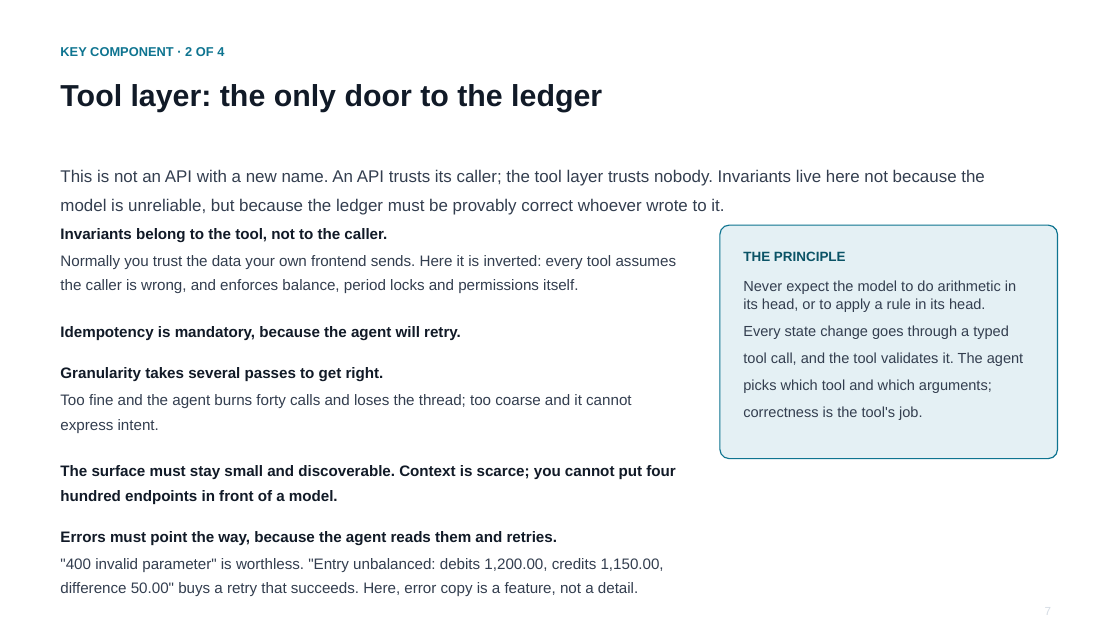
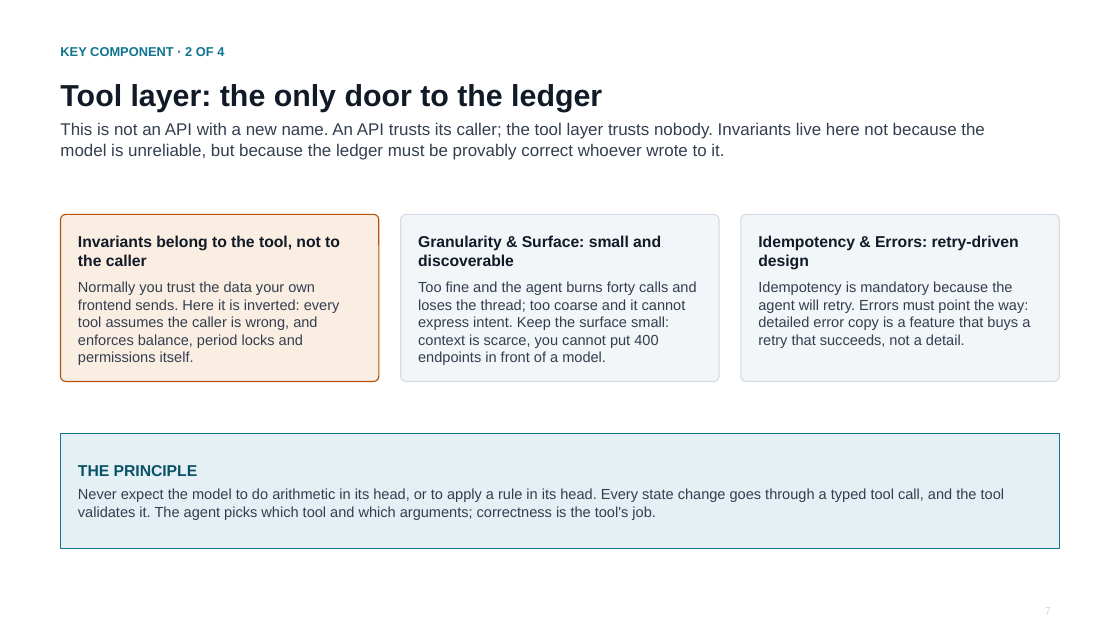
Before and after one commit to cllu/aimi-accounting-software-proposal, a slide deck: slide 9 of agent-native-accounting-deck.pptx (slide 8 before the commit). Drawn at 1120x630 pixels with LibreOffice and Linux fonts; fonts in the diff are those of the drawing. Boxes give left, top, right and bottom in pixels: in the first picture for what was removed or moved away, otherwise in the second. Text is boxed around its words. In the diff, an @@ line names an element or a change of style, - is before the commit and + after.

```diff
--- a/agent-native-accounting-deck.pptx
+++ b/agent-native-accounting-deck.pptx
@@ text "This is not an API ..." moved from (x1=60, y1=169, x2=985, y2=215) to (x1=60, y1=122, x2=985, y2=160) @@
@@ text "This is not an API ..." at (x1=60, y1=122, x2=985, y2=160): line spacing 1.4 to 1; less space between paragraphs @@
@@ text removed at (x1=60, y1=228, x2=677, y2=596) @@
-Invariants belong to the tool, not to the caller.
-Normally you trust the data your own frontend sends. Here it is inverted: every tool assumes the caller is wrong, and enforces balance, period locks and permissions itself.
-Idempotency is mandatory, because the agent will retry.
-Granularity takes several passes to get right.
-Too fine and the agent burns forty calls and loses the thread; too coarse and it cannot express intent.
-The surface must stay small and discoverable. Context is scarce; you cannot put four hundred endpoints in front of a model.
-Errors must point the way, because the agent reads them and retries.
-"400 invalid parameter" is worthless. "Entry unbalanced: debits 1,200.00, credits 1,150.00, difference 50.00" buys a retry that succeeds. Here, error copy is a feature, not a detail.
@@ rounded rectangle added at (x1=60, y1=214, x2=379, y2=381), fill #FAEEE3, outline #B45309 1 pt @@
@@ text added at (x1=78, y1=235, x2=340, y2=348), 12.5 pt, text #333E4F @@
+Invariants belong to the tool, not to the caller
+Normally you trust the data your own frontend sends. Here it is inverted: every tool assumes the caller is wrong, and enforces balance, period locks and permissions itself.
@@ rounded rectangle added at (x1=401, y1=214, x2=719, y2=381), fill #F3F6F8, outline #D5DCE4 1 pt @@
@@ text added at (x1=418, y1=235, x2=696, y2=365), 12.5 pt, text #333E4F @@
+Granularity & Surface: small and discoverable
+Too fine and the agent burns forty calls and loses the thread; too coarse and it cannot express intent. Keep the surface small: context is scarce, you cannot put 400 endpoints in front of a model.
@@ rounded rectangle resized from (x1=720, y1=225, x2=1058, y2=459) to (x1=741, y1=214, x2=1060, y2=381) @@
@@ rounded rectangle at (x1=741, y1=214, x2=1060, y2=381): fill #E4F0F4 to #F3F6F8; outline #0E7490 1 pt to #D5DCE4 1 pt; proportions changed @@
@@ text added at (x1=758, y1=235, x2=1030, y2=348), 12.5 pt, text #333E4F @@
+Idempotency & Errors: retry-driven design
+Idempotency is mandatory because the agent will retry. Errors must point the way: detailed error copy is a feature that buys a retry that succeeds, not a detail.
@@ text removed at (x1=743, y1=251, x2=846, y2=261) @@
-THE PRINCIPLE
@@ rectangle "THE PRINCIPLE" resized from (x1=743, y1=280, x2=1023, y2=420) to (x1=60, y1=434, x2=1060, y2=549) @@
@@ rectangle "THE PRINCIPLE" at (x1=60, y1=434, x2=1060, y2=549): vertical alignment top to middle; fill none to #E4F0F4; outline none to #0E7490 1 pt @@
@@ text in rectangle at (x1=78, y1=465, x2=198, y2=476): paragraph added @@
+THE PRINCIPLE
@@ text in rectangle at (x1=78, y1=488, x2=1004, y2=520): line spacing 1.55 to 1; less space between paragraphs @@
```
Also in this commit, not shown: 10 other slides changed, 1 slide added.
